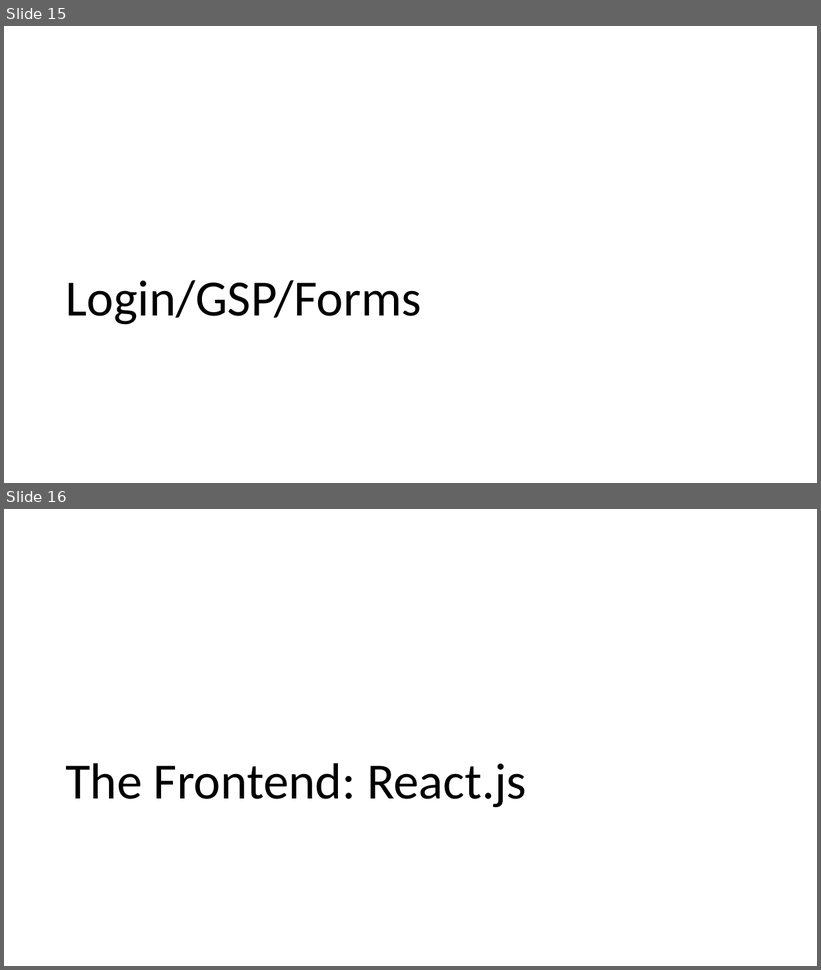
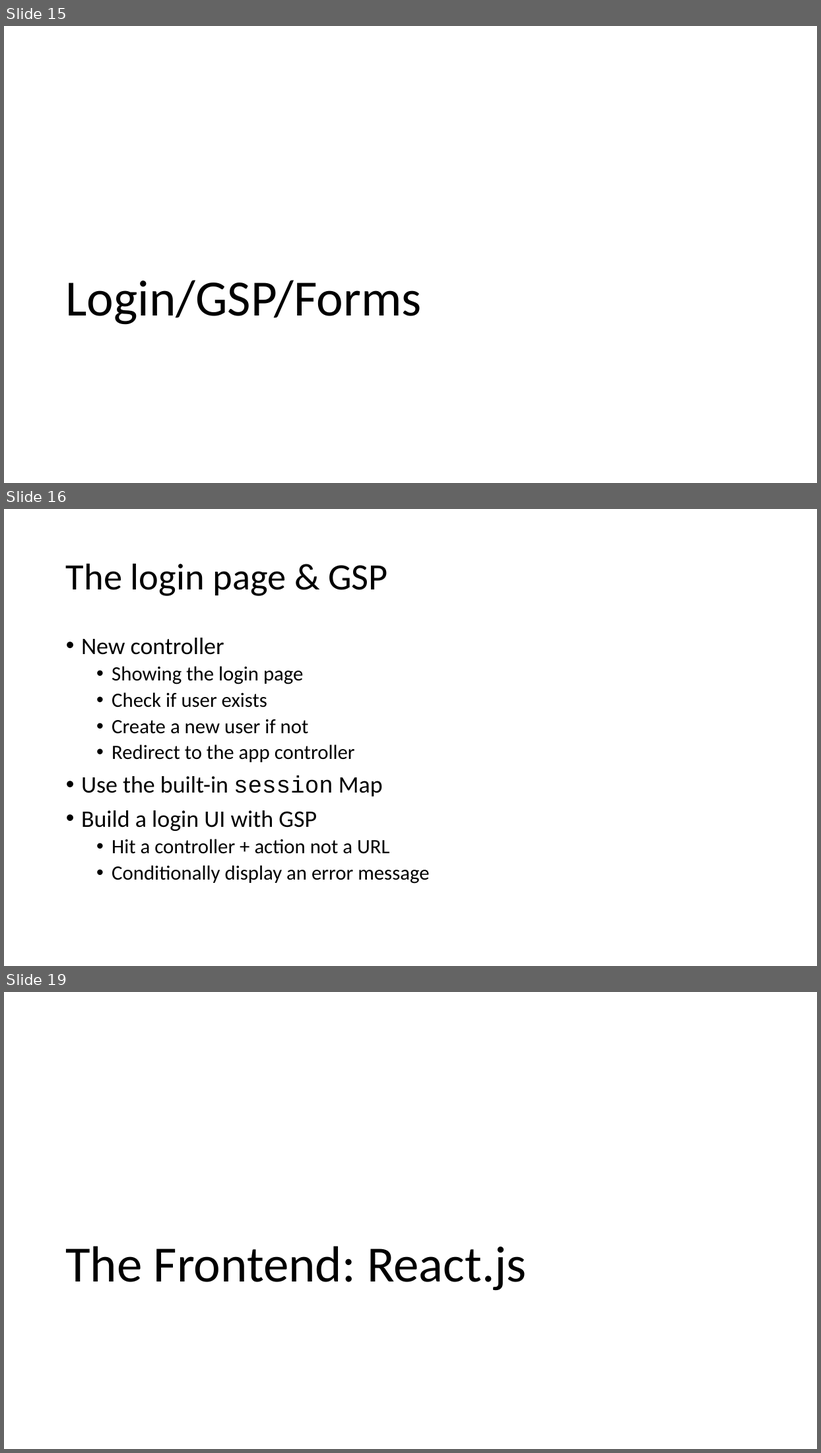
Before and after one commit to aibolit/SixOneFourEight, a slide deck: Presentation.pptx. Shown one above the other, each under a label of ours: slides 15 and 16 before the commit, slides 15, 16 and 19 after it; the slides between them are not shown. The pictures are 821x970 and 821x1453 pixels, drawn with LibreOffice and Linux fonts; fonts in the diff are those of the drawing. Boxes give left, top, right and bottom in pixels: in the first picture for what was removed or moved away, otherwise in the second. Text is boxed around its words. In the diff, an @@ line names an element or a change of style, - is before the commit and + after.

```diff
--- a/Presentation.pptx
+++ b/Presentation.pptx
@@ slide 16 added at (x1=4, y1=509, x2=817, y2=966), background #FFFFFF @@
@@ title added at (x1=66, y1=563, x2=388, y2=596), 44 pt, text #000000 @@
+The login page & GSP
@@ text added at (x1=81, y1=638, x2=429, y2=884), 24 pt, text #000000 @@
+• New controller
+  • Showing the login page
+  • Check if user exists
+  • Create a new user if not
+  • Redirect to the app controller
+• Use the built-in session Map
+• Build a login UI with GSP
+  • Hit a controller + action not a URL
+  • Conditionally display an error message
@@ what was slide 16 is now slide 19 @@
```
Also in this commit, not shown: 5 other slides added, 3 other files.
